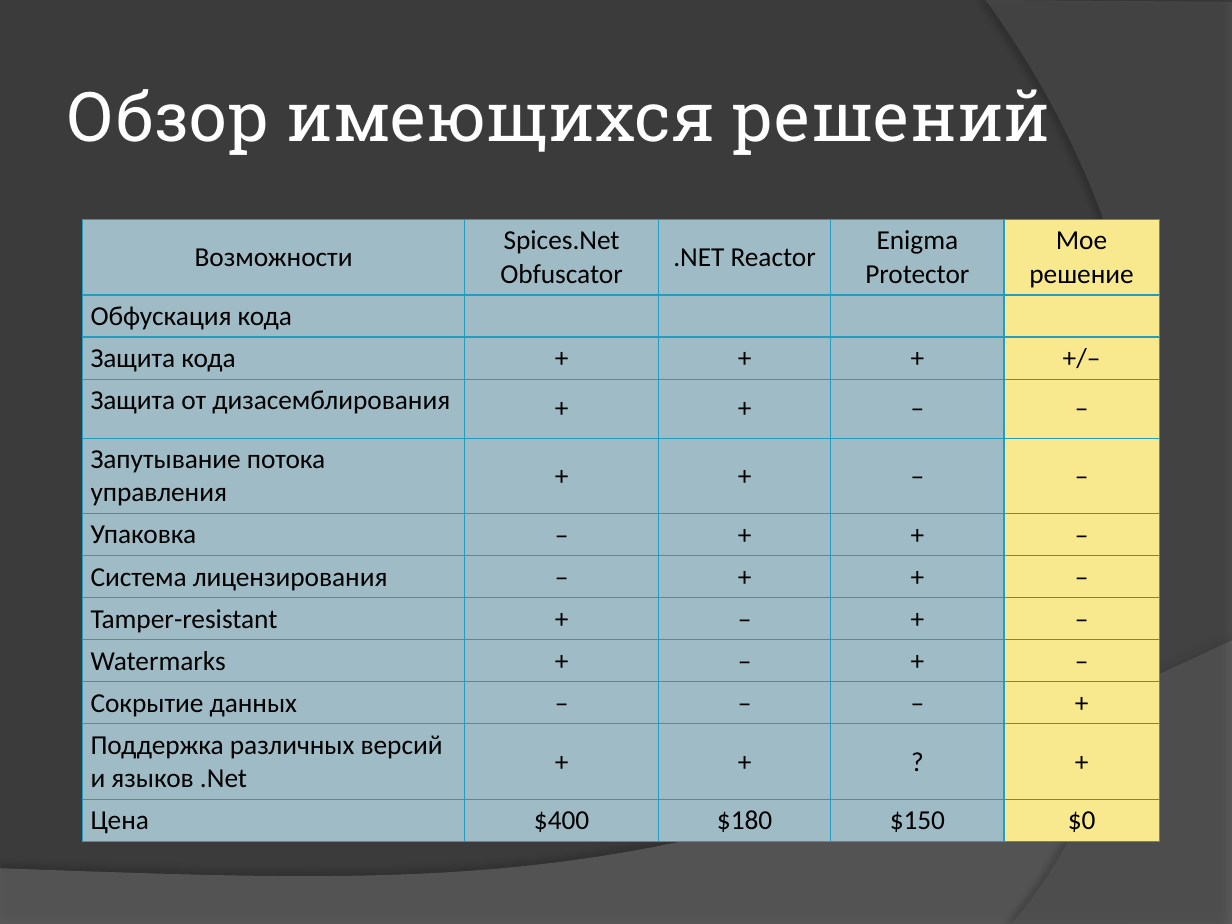
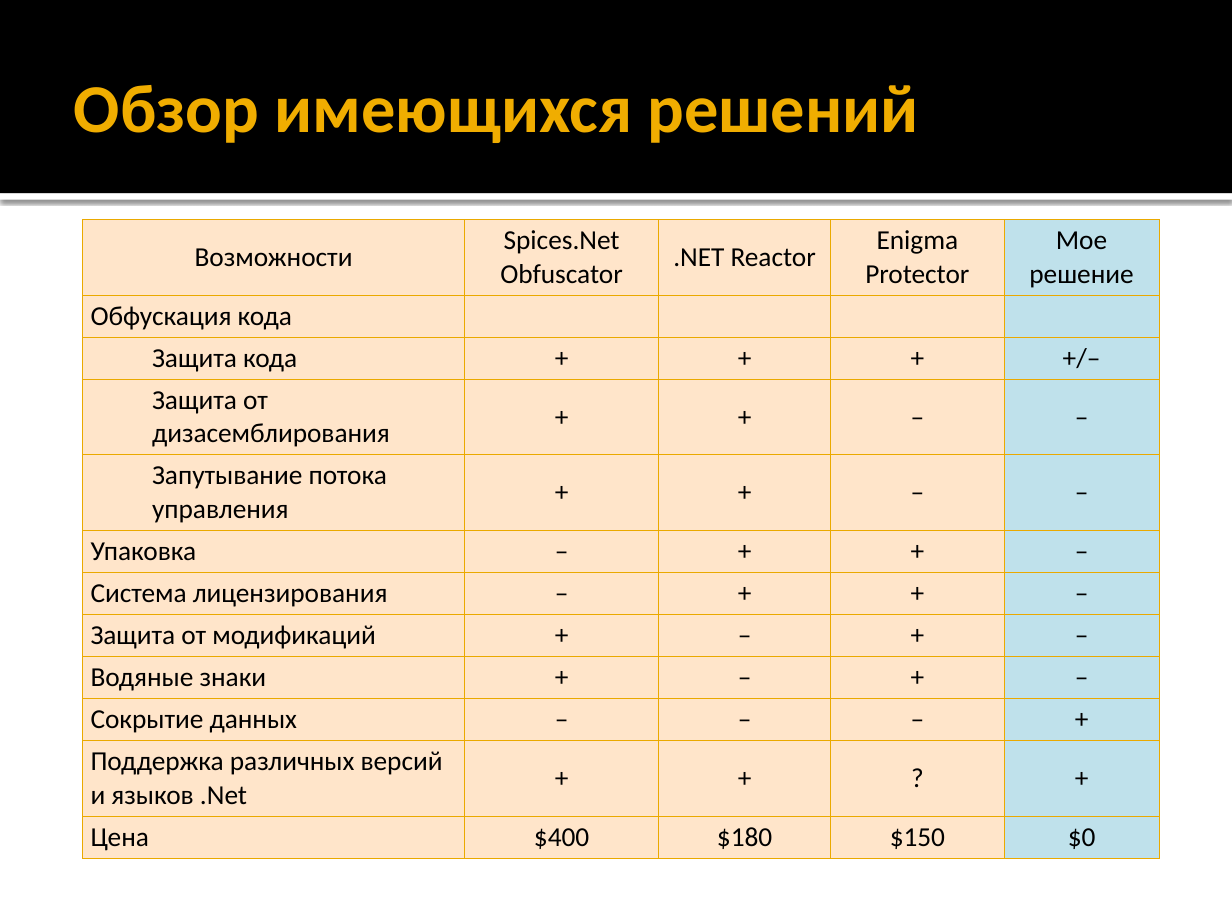
Before and after one commit to bestserg/MonoInjections, a slide deck: slide 6 of Presentation/Дипломный проект.pptx (slide 3 before the commit). Drawn at 1232x924 pixels with LibreOffice and Linux fonts; fonts in the diff are those of the drawing. Boxes give left, top, right and bottom in pixels: in the first picture for what was removed or moved away, otherwise in the second. Text is boxed around its words. In the diff, an @@ line names an element or a change of style, - is before the commit and + after.

```diff
--- a/Presentation/Дипломный проект.pptx
+++ b/Presentation/Дипломный проект.pptx
@@ background #3B3B3B to #FFFFFF @@
@@ rectangle added at box(0, 0, 1232, 193), fill #000000 @@
@@ title "Обзор имеющихся решений" at box(74, 85, 919, 143): font Roboto Slab to Calibri, text colour #FFFFFF to #F0AD00, bold on @@
@@ freeform shape removed at box(986, 0, 1232, 924) @@
@@ rectangle added at box(0, 193, 1232, 200), fill #FFFFFF @@
@@ table at box(83, 219, 1159, 855) @@
-row 8, column 1: Tamper-resistant
+row 8, column 1: Защита от модификаций
-row 9, column 1: Watermarks
+row 9, column 1: Водяные знаки
@@ fill #F9E98E to #BFE1EB in 12 cells @@
@@ list level 1 to 2 in "Защита кода" @@
@@ list level 1 to 2 in "Защита от дизасемблирования" @@
@@ list level 1 to 2 in "Запутывание потока управления" @@
@@ borders changed @@
@@ freeform shape removed at box(0, 641, 1232, 924) @@
```
Also in this commit, not shown: 4 other slides changed, 10 slides added, 4 other files.
